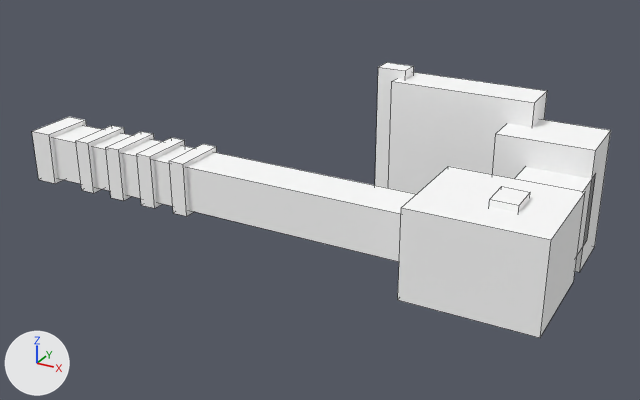
Renders of the OBJ model src/main/resources/assets/yuanxian/models/equipment/forging/bench_hoe_5.obj from each side of a commit.
Both versions are drawn from a camera (50 mm lens) standing at (1.046, -1.454, 0.569) and looking at (0.523, -0.503, 0.093). Lighting does not change. The marker at lower left points along +X, +Y and +Z. The picture after the commit comes second. Mesh edges are drawn as thin lines. Where no turn or scale is listed for an object, it has been applied to the vertices. Vertices at exactly the same position are counted once.

Script lines for the objects in view, before the commit:
```python
me_bench_hoe_5 = bpy.data.meshes.new('bench_hoe_5')
me_bench_hoe_5.from_pydata(...)  # 96 vertices, 72 faces; spans x 0.133..0.867, y -0.655..-0.345, z 0.0..0.25
# faces by material slot: [24, 6, 12, 6, 24]
me_bench_hoe_5.materials.append(mat_m0)  # its picture is missing
me_bench_hoe_5.materials.append(mat_m1)  # its picture is missing
me_bench_hoe_5.materials.append(mat_m2)  # its picture is missing
me_bench_hoe_5.materials.append(mat_m3)  # its picture is missing
me_bench_hoe_5.materials.append(mat_m4)  # its picture is missing
# before: 32 (0.548, -0.357, 0.0), 33 (0.548, -0.385, 0.0), 34 (0.548, -0.385, 0.25) at pixel (378, 67), 35 (0.548, -0.357, 0.25) at pixel (386, 62), 36 (0.589, -0.385, 0.0)
# before: 37 (0.589, -0.357, 0.0), 38 (0.589, -0.357, 0.25) at pixel (413, 66), 39 (0.589, -0.385, 0.25) at pixel (405, 70)
# before: 64 (0.214, -0.55, 0.089), 65 (0.214, -0.623, 0.089) at pixel (81, 190), 66 (0.214, -0.623, 0.161) at pixel (75, 140), 67 (0.214, -0.55, 0.161) at pixel (111, 125), 68 (0.236, -0.623, 0.089) at pixel (93, 193)
# before: 69 (0.236, -0.55, 0.089), 70 (0.236, -0.55, 0.161) at pixel (124, 127), 71 (0.236, -0.623, 0.161) at pixel (88, 143)
ob_bench_hoe_5 = bpy.data.objects.new('bench_hoe_5', me_bench_hoe_5)
ob_bench_hoe_5.location = (0.0, 0.0, 0.0)
```
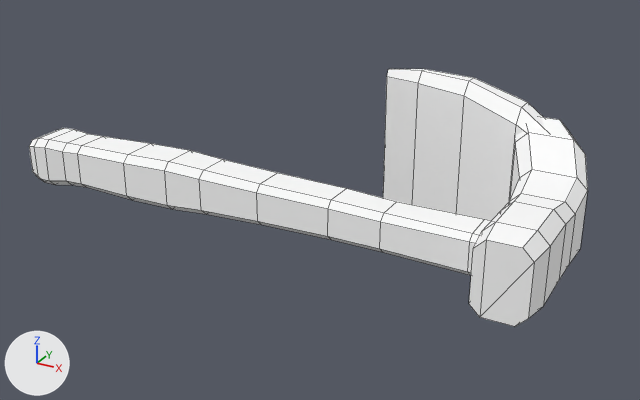
Pixel boxes (x1, y1, x2, y2) of what changed, in the pictures (640 x 400 px):
```json
{"object": "bench_hoe_5", "change": "reshaped", "before": [32, 62, 611, 338], "after": [29, 69, 588, 326], "on screen": "7% shorter"}
{"part": 1, "of": "me_bench_hoe_5", "change": "rebuilt", "before": [53, 125, 416, 262], "after": [29, 128, 491, 275]}
{"part": 2, "of": "me_bench_hoe_5", "change": "rebuilt", "before": [388, 72, 547, 194], "after": [383, 69, 545, 221]}
{"part": 3, "of": "me_bench_hoe_5", "change": "added", "after": [469, 117, 588, 326]}
{"part": 4, "of": "me_bench_hoe_5", "change": "deleted", "before": [106, 131, 154, 201]}
{"part": 5, "of": "me_bench_hoe_5", "change": "deleted", "before": [137, 137, 185, 208]}
{"part": 6, "of": "me_bench_hoe_5", "change": "deleted", "before": [32, 117, 86, 184]}
{"part": 7, "of": "me_bench_hoe_5", "change": "deleted", "before": [169, 144, 217, 216]}
{"part": 8, "of": "me_bench_hoe_5", "change": "deleted", "before": [398, 119, 611, 338]}
{"part": 9, "of": "me_bench_hoe_5", "change": "deleted", "before": [375, 62, 414, 188]}
{"part": 10, "of": "me_bench_hoe_5", "change": "deleted", "before": [76, 125, 125, 193]}
```

The change, as JSON lines over the scene's bpy script:
```json
{"block": "me_bench_hoe_5", "where": "# used by ob_bench_hoe_5; location = (0.0, 0.0, 0.0)"}
{"block": "me_bench_hoe_5", "where": "# verts and faces of me_bench_hoe_5; kept vertices keep their numbers, new ones are numbered from 96"}
{"op": "remove", "block": "me_bench_hoe_5", "code": "me_bench_hoe_5.from_pydata(...)  # 96 vertices, 72 faces; spans x 0.133..0.867, y -0.655..-0.345, z 0.0..0.25"}
{"op": "add", "block": "me_bench_hoe_5", "code": "me_bench_hoe_5.from_pydata(...)  # 232 vertices, 224 faces; spans x 0.139..0.861, y -0.664..-0.336, z 0.0..0.25"}
{"block": "me_bench_hoe_5", "change": "me_bench_hoe_5 part 1: the loose piece of 8 vertices spanning x 0.133..0.819, y -0.617..-0.556, z 0.095..0.155 is rebuilt with 128 vertices and now spans x 0.139..0.846, y -0.642..-0.564, z 0.091..0.159"}
{"block": "me_bench_hoe_5", "change": "me_bench_hoe_5 part 2: the loose piece of 8 vertices spanning x 0.577..0.77, y -0.401..-0.345, z 0.012..0.238 is rebuilt with 40 vertices and now spans x 0.565..0.801, y -0.422..-0.336, z 0.0..0.25"}
{"block": "me_bench_hoe_5", "change": "me_bench_hoe_5 part 3: a new loose piece of 64 vertices spanning x 0.738..0.861, y -0.664..-0.374, z 0.038..0.212, in mat_m0 (its picture is missing)"}
{"block": "me_bench_hoe_5", "change": "me_bench_hoe_5 part 4: the loose piece of 8 vertices spanning x 0.266..0.288, y -0.623..-0.55, z 0.089..0.161 is deleted"}
{"block": "me_bench_hoe_5", "change": "me_bench_hoe_5 part 5: the loose piece of 8 vertices spanning x 0.319..0.341, y -0.623..-0.55, z 0.089..0.161 is deleted"}
{"block": "me_bench_hoe_5", "change": "me_bench_hoe_5 part 6: the loose piece of 8 vertices spanning x 0.133..0.165, y -0.623..-0.55, z 0.089..0.161 is deleted"}
{"block": "me_bench_hoe_5", "change": "me_bench_hoe_5 part 7: the loose piece of 8 vertices spanning x 0.371..0.393, y -0.623..-0.55, z 0.089..0.161 is deleted"}
{"block": "me_bench_hoe_5", "change": "me_bench_hoe_5 part 8"}
{"block": "me_bench_hoe_5", "change": "32 vertices are removed from x 0.706..0.867, y -0.655..-0.365, z 0.044..0.206"}
{"block": "me_bench_hoe_5", "change": "24 faces are deleted"}
{"block": "me_bench_hoe_5", "change": "me_bench_hoe_5 part 9"}
{"op": "add", "block": "me_bench_hoe_5", "code": "delete_vertices([*range(32, 40)])  # with the faces that use them"}
{"block": "me_bench_hoe_5", "change": "me_bench_hoe_5 part 10"}
{"op": "add", "block": "me_bench_hoe_5", "code": "delete_vertices([*range(64, 72)])  # with the faces that use them"}
```
